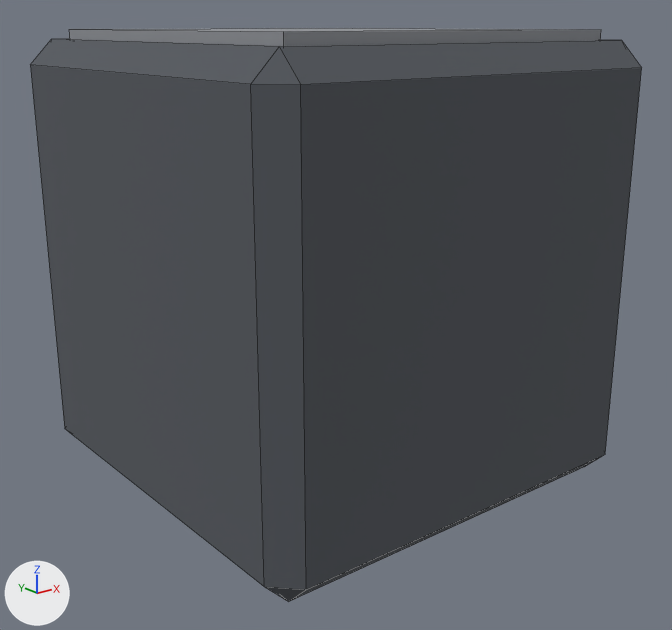
Before and after pictures for a commit that changed the OBJ model src/main/resources/assets/apocalypse_firstlight/models/block/power_cable/box.obj.
Rendered twice from a 50 mm camera at (-0.028, -1.172, 0.714) aimed at (0.496, -0.517, 0.452). Arrows for +X, +Y and +Z are at lower left; the lights stay in place. The older version comes first. Mesh edges are drawn as thin lines. Where no turn or scale is listed for an object, it has been applied to the vertices. Vertices at exactly the same position are counted once.
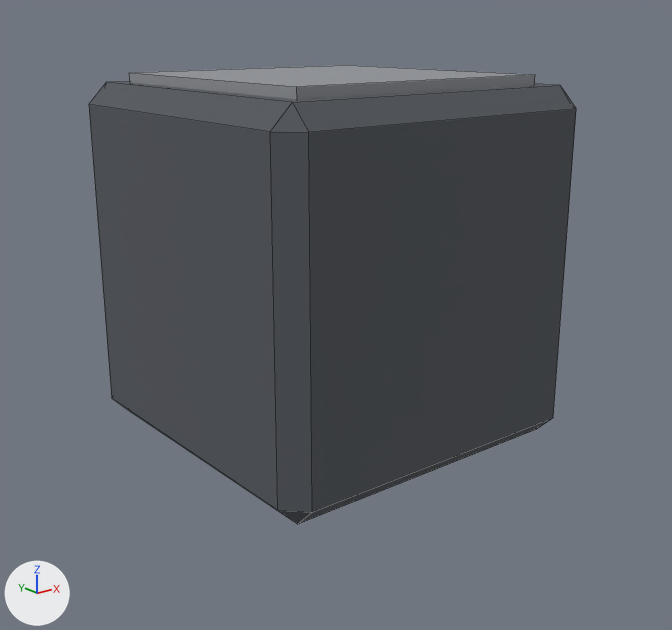
What the commit changed:
me_box is used by ob_box; location (0.0, 0.0, 0.0).
me_box had 32 vertices, 32 faces and spanned x 0.3..0.7, y -0.7..-0.3, z 0.3..0.709.
me_box now has 32 vertices, 32 faces and spans x 0.338..0.663, y -0.663..-0.337, z 0.338..0.671.
me_box part 1: the loose piece of 24 vertices spanning x 0.3..0.7, y -0.7..-0.3, z 0.3..0.7 is scaled about its middle by 0.809.
me_box part 2: the loose piece of 8 vertices spanning x 0.334..0.666, y -0.666..-0.334, z 0.699..0.709 is scaled about its middle by (0.774, 0.774, 1), then moved by (0.0, 0.0, -0.038).

What differs and where, as boxes (x1, y1, x2, y2) in the pictures (672 x 630 px; the box of a moved part takes in the faces that stretch with it):
'box', reshaped (20% narrower, 20% shorter)
    before: (30, 28, 642, 601)
    after: (89, 65, 576, 524)
part 1 of me_box, moved or reshaped
    before: (30, 39, 642, 601)
    after: (89, 81, 576, 524)
part 2 of me_box, moved or reshaped
    before: (69, 28, 601, 46)
    after: (129, 65, 535, 100)
